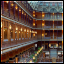
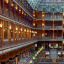
Before/after of a 64x64 layered artwork. What changed in the layer stack:
removed layer "overlay" (was overlay, 60%) over (1, 1, 63, 63)
removed layer "border" over (0, 0, 64, 64)
